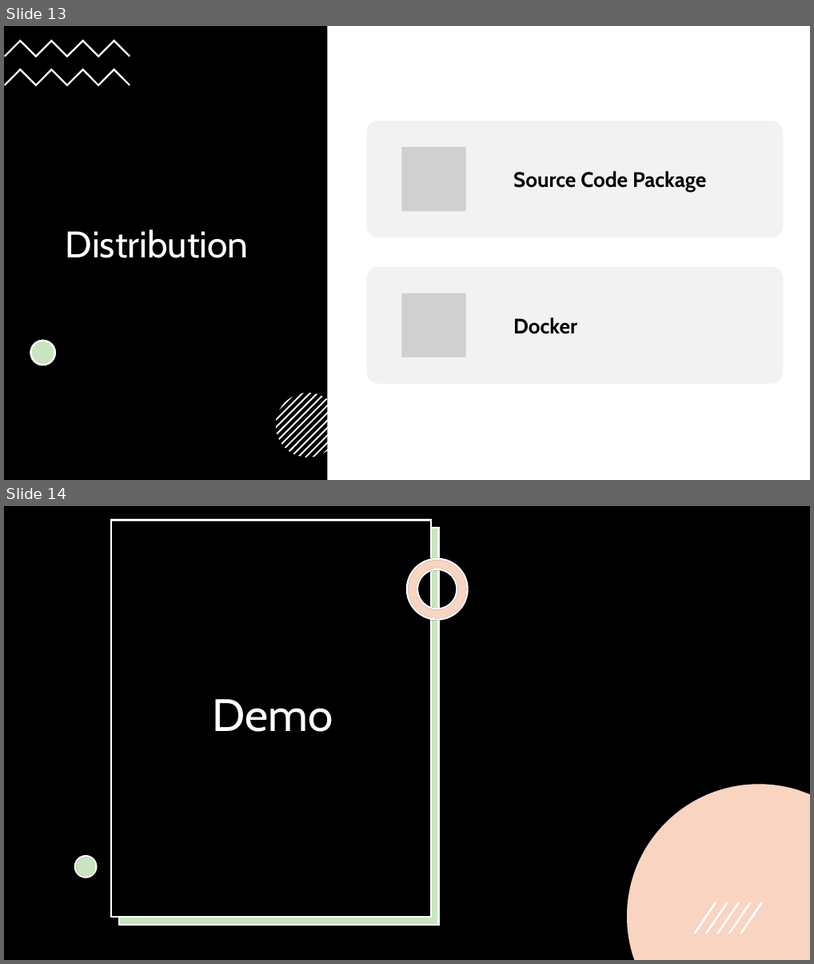
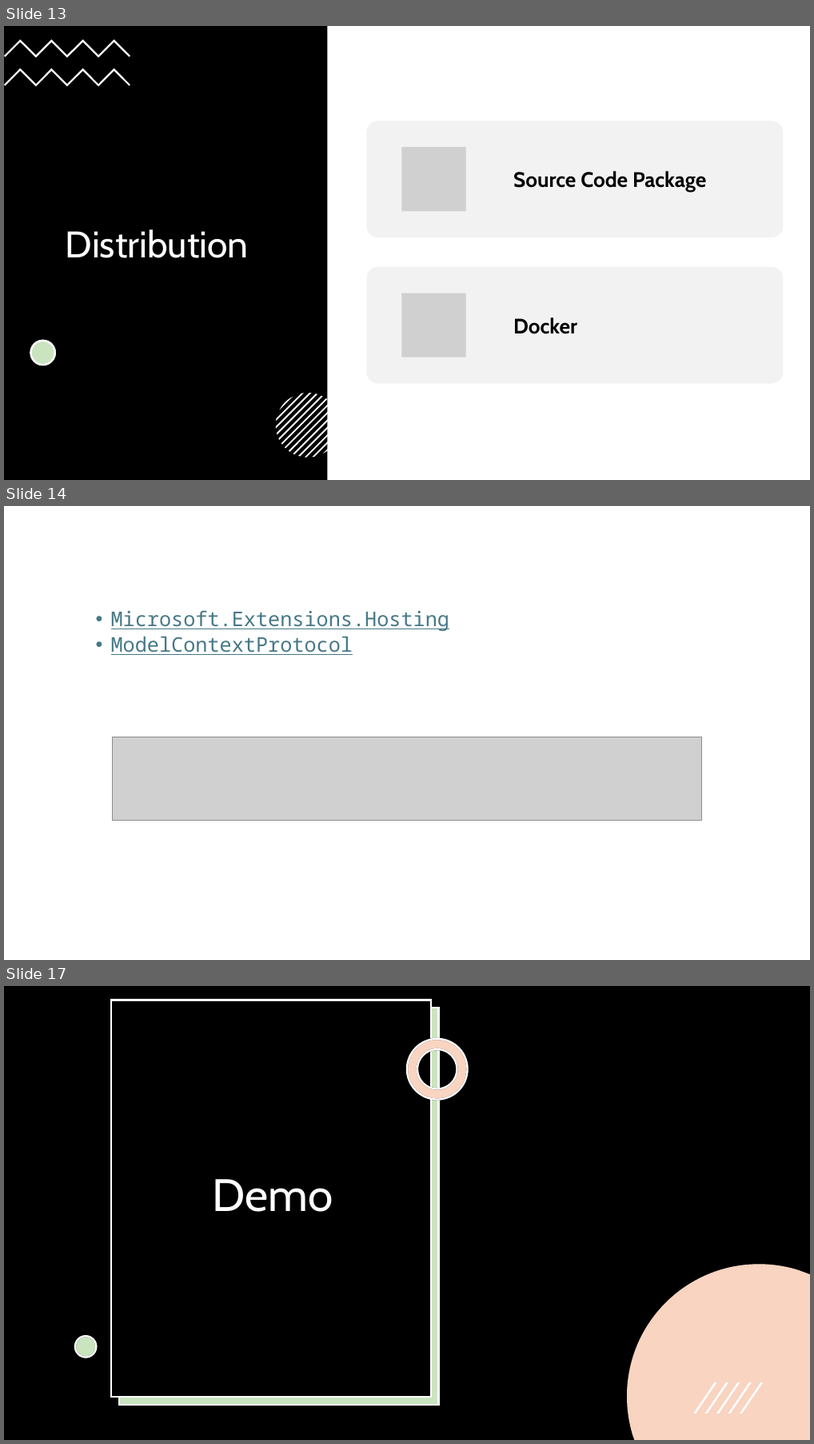
Before and after one commit to praveenraghuvanshi/tech-sessions, a slide deck: 19042025-MCP-dotnet-dotnetblr/Intro to Model Context Protocol(MCP).pptx. Shown one above the other, each under a label of ours: slides 13 and 14 before the commit, slides 13, 14 and 17 after it; the slides between them are not shown. The pictures are 814x964 and 814x1444 pixels, drawn with LibreOffice and Linux fonts; fonts in the diff are those of the drawing; grey boxes stand for pictures. Boxes give left, top, right and bottom in pixels: in the first picture for what was removed or moved away, otherwise in the second. Text is boxed around its words. In the diff, an @@ line names an element or a change of style, - is before the commit and + after.

Commit message:
Added Source code in the ppt

```diff
--- a/19042025-MCP-dotnet-dotnetblr/Intro to Model Context Protocol(MCP).pptx
+++ b/19042025-MCP-dotnet-dotnetblr/Intro to Model Context Protocol(MCP).pptx
@@ slide 14 added at bbox=[4, 506, 810, 960], background #FFFFFF @@
@@ text added at bbox=[111, 610, 450, 655], 24 pt, text #467886, underline @@
+  • Microsoft.Extensions.Hosting
+  • ModelContextProtocol
@@ picture added at bbox=[112, 736, 702, 820] @@
@@ what was slide 14 is now slide 17 @@
```
Also in this commit, not shown: 2 other slides added, 1 slide removed.
